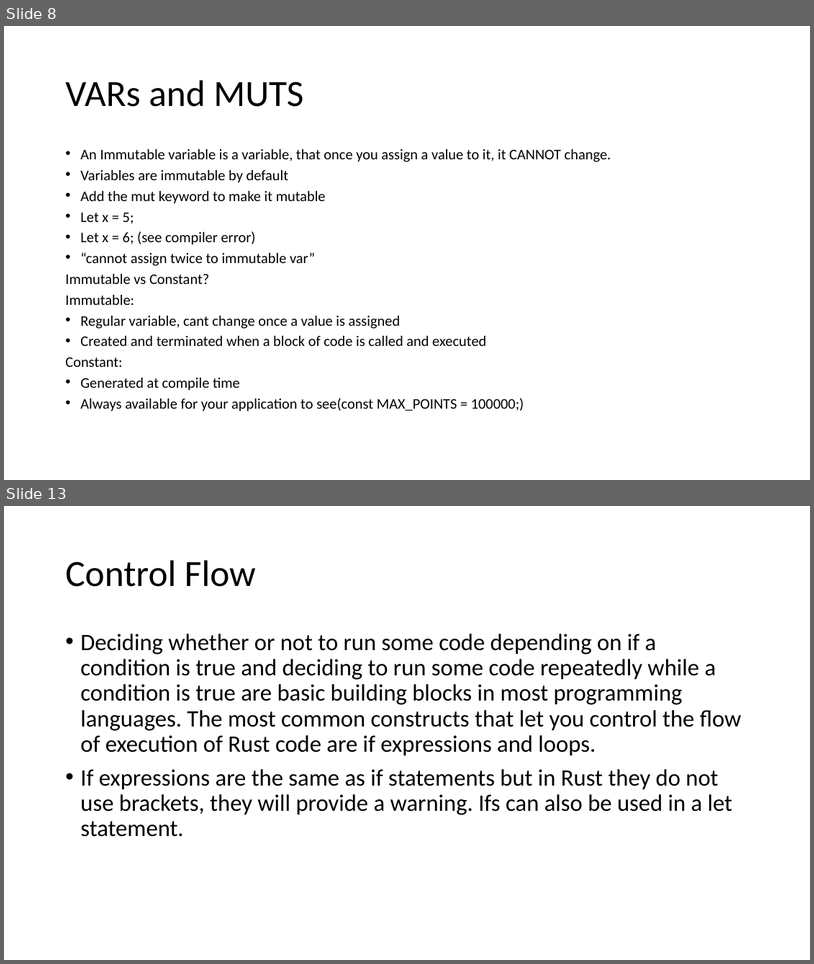
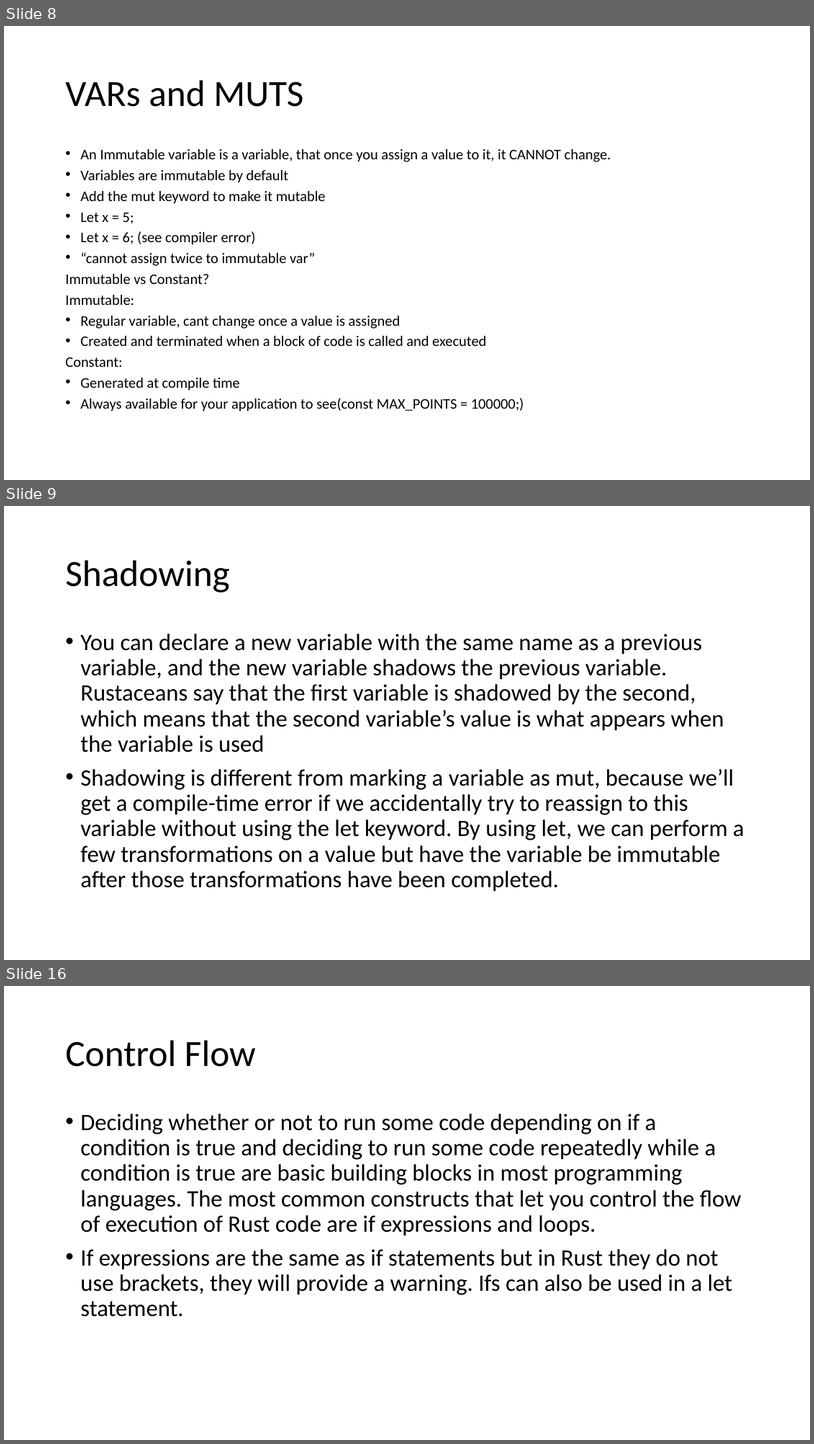
Before and after one commit to AlexbMitchelmore/WebDevRust, a slide deck: RUST.pptx. Shown one above the other, each under a label of ours: slides 8 and 13 before the commit, slides 8, 9 and 16 after it; the slides between them are not shown. The pictures are 814x964 and 814x1444 pixels, drawn with LibreOffice and Linux fonts; fonts in the diff are those of the drawing. Boxes give left, top, right and bottom in pixels: in the first picture for what was removed or moved away, otherwise in the second. Text is boxed around its words. In the diff, an @@ line names an element or a change of style, - is before the commit and + after.

```diff
--- a/RUST.pptx
+++ b/RUST.pptx
@@ slide 9 added at bbox=[4, 506, 810, 960], background #FFFFFF @@
@@ title added at bbox=[65, 560, 229, 592], 44 pt, text #000000 @@
+Shadowing
@@ text added at bbox=[80, 633, 745, 891], 28 pt, text #000000 @@
+• You can declare a new variable with the same name as a previous variable, and the new variable shadows the previous variable. Rustaceans say that the first variable is shadowed by the second, which means that the second variable’s value is what appears when the variable is used
+• Shadowing is different from marking a variable as mut, because we’ll get a compile-time error if we accidentally try to reassign to this variable without using the let keyword. By using let, we can perform a few transformations on a value but have the variable be immutable after those transformations have been completed.
@@ what was slide 13 is now slide 16 @@
```
Also in this commit, not shown: 3 slides changed, 5 other slides added, 3 slides removed, 1 other file.
